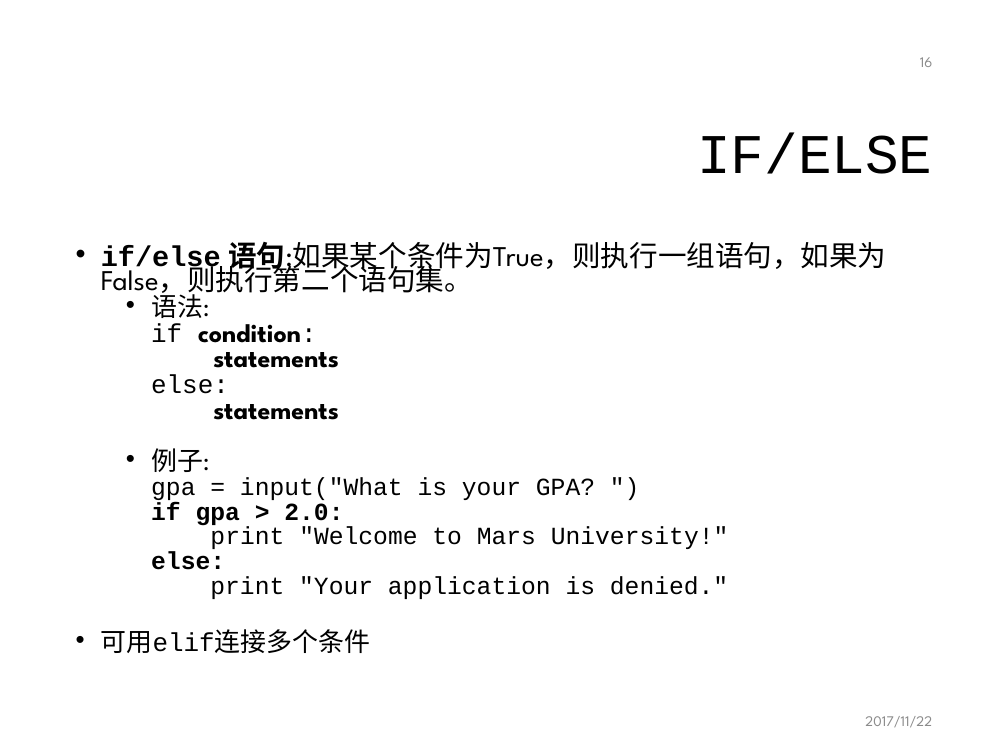
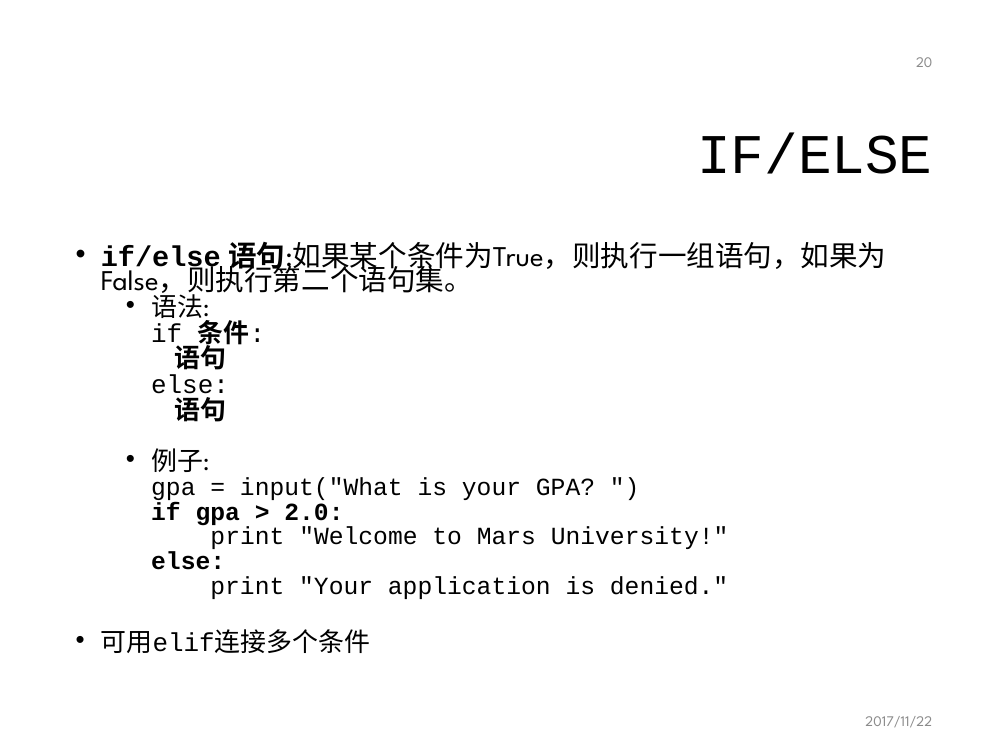
Before and after one commit to mcai/PythonTraining, a slide deck: slide 20 of intro_python_programming.pptx (slide 16 before the commit). Drawn at 1008x756 pixels with LibreOffice and Linux fonts; fonts in the diff are those of the drawing; background and template pictures are left out. Boxes give left, top, right and bottom in pixels: in the first picture for what was removed or moved away, otherwise in the second. Text is boxed around its words. In the diff, an @@ line names an element or a change of style, - is before the commit and + after.

```diff
--- a/intro_python_programming.pptx
+++ b/intro_python_programming.pptx
@@ page number at [916, 57, 932, 67]: text changed @@
-16
+20
@@ text at [151, 315, 265, 375]: text changed @@
-  if condition:
-  statements
+  if 条件:
+  语句
@@ text at [174, 392, 226, 422]: text changed @@
-  statements
+  语句
```
Also in this commit, not shown: 11 other slides changed, 4 slides added.
